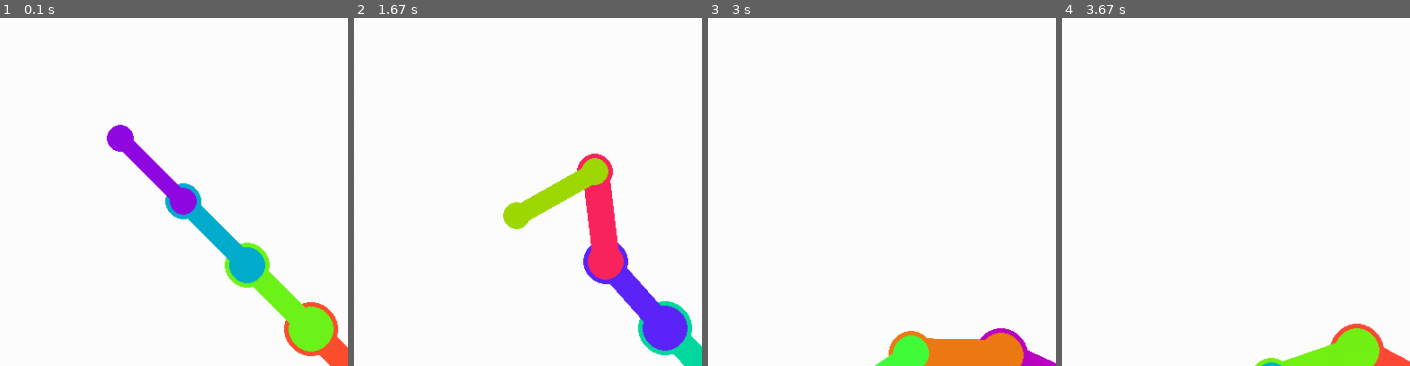
Above: before the commit, frames 1-4 (left to right).
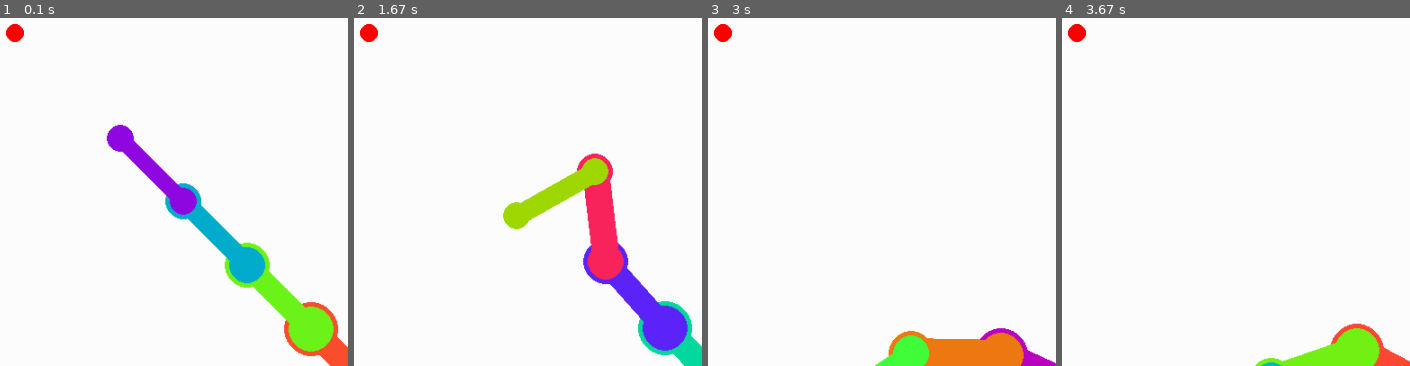
Above: after the commit, the same moments.

Repository: 0Pixelated0/Inverse-Kinematics-Pygame
Game: pygame game, started from pygame_arm.py
Two runs of this game, one before a commit and one after it. Both use one fixed random seed, a clock stepped at 60 frames per second and the inputs below.
Inputs (mouse positions are % of the whole screen's width and height, from its top left):
- Up to frame 1 (0.1 s): no input
- Up to frame 2 (1.67 s): click (54, 54) at 0.38 s; click (66, 82) at 0.72 s; click (outside the picture) at 1.05 s; click (23, 28) at 1.38 s
- Up to frame 3 (3 s): click (54, 70) at 1.72 s; click (36, 27) at 2.05 s; click (99, 88) at 2.38 s; click (12, 67) at 2.72 s
- Up to frame 4 (3.67 s): click (16, 29) at 3.05 s; click (23, 77) at 3.38 s
The pictures show only the part of the screen within x 0-50%, y 0-50%; the shares and areas given below are measured in that part.

The runs differ from the first frame. In frame 1, 0.2% of the frame differs, in the area x 1-7%, y 1-7%; in frame 2, 0.2%; in frame 3, 0.2%; in frame 4, 0.2%.

Commit message:
Update pygame_arm.py

Diff:
--- a/pygame_arm.py
+++ b/pygame_arm.py
@@ -23,6 +23,7 @@
 
 # Define goal properties
 goal_pos = pygame.Vector2(screen_width // 2, screen_height // 2)
+pole_pos = pygame.Vector2(100, 100)
 
 hue_offset = 0
 
@@ -60,7 +61,7 @@
 
 def pole_solve(segments):
     for i in range(len(segments)-1):
-        r = (pygame.Vector2(100, 100) - segments[i].position).length()
+        r = (pole_pos - segments[i].position).length()
         l = segment_length/r
         segments[i+1].position = (1 - l) * segments[i].position + l * pygame.Vector2(100, 100)
 
@@ -122,7 +123,7 @@
         pygame.draw.circle(screen, rainbow_rgb(i, segment_amount, hue_offset), segments[i+1].position, round((segment_amount-i)/(segment_amount/20))+10)
 
     # Draw goal
-    #pygame.draw.circle(screen, RED, goal_pos, 10)
+    pygame.draw.circle(screen, RED, pole_pos, 10)
 
     pygame.display.flip()
 
